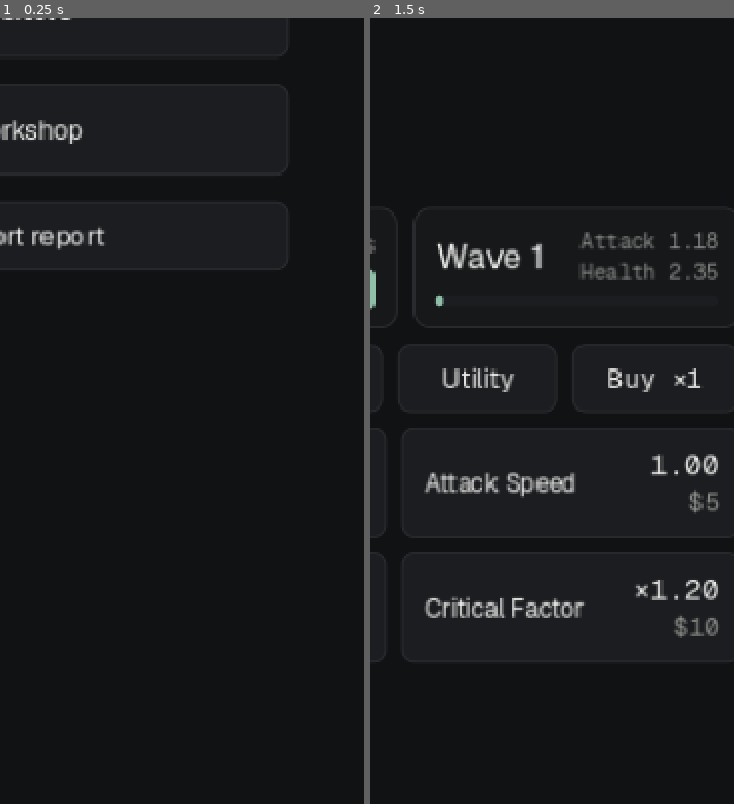
Above: before the commit, frames 1-2 (left to right).
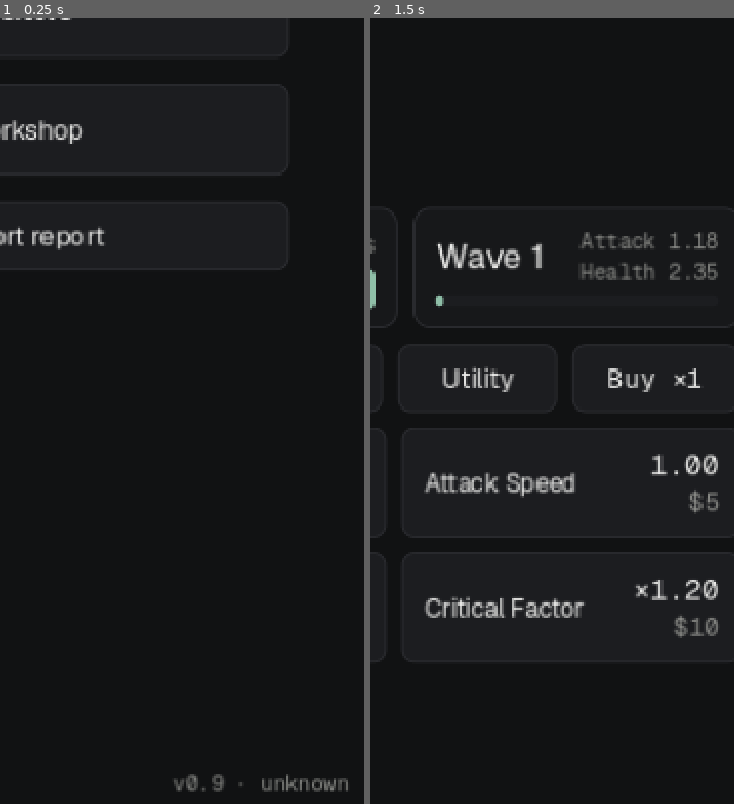
Above: after the commit, the same moments.

Repository: paulhardie/NumberGOup
Game: Godot game, scene res://scenes/main.tscn
The game is run twice, just before and just after one commit, with the same random seed, the same clock (stepped at 60 frames per second) and the same inputs.
Inputs:
- Up to frame 1 (0.25 s): no input
- Up to frame 2 (1.5 s): click "Battle" at 0.5 s; click "×1" at 1.25 s
The pictures show only the part of the screen within x 46-96%, y 50-100%; the shares and areas given below are measured in that part.

The runs differ from the first frame. In frame 1, 0.4% of the frame differs, in the area x 47-96%, y 96-99%; in frame 2, nothing differs.

Commit message:
A version roadmap, with the Number as the run's score after 1.0 (D079)
The rebuild spec's milestones become versions, each played and signed off
by the owner: 0.9 now, 1.0 the first hours signed off, 1.1 the Number
(option A, the run's score), 1.2 Cards and Gems, 1.3 Labs, 1.4 Ultimate
Weapons, 1.5 Tier 2; Perks and Modules unscheduled, Tournaments out.

The version lives in project.godot, shows on Home with the commit, and is
stamped on report entries and exports. The Tower's own version history
goes in the early-progression reference, checked against the SDK's
patch notes.

Co-Authored-By: Claude Opus 5.5 <noreply@anthropic.com>
Claude-Session: https://claude.ai/code/session_01W4i2gYAY9UbDZF7EEzUZ2o

Diff:
--- a/project.godot
+++ b/project.godot
@@ -11,6 +11,7 @@
 [application]
 
 config/name="NUMBER GO UP"
+config/version="0.9"
 run/main_scene="res://scenes/main.tscn"
 config/features=PackedStringArray("4.7", "GL Compatibility")
 
--- a/src/tower/activity_log.gd
+++ b/src/tower/activity_log.gd
@@ -23,6 +23,7 @@
 	line["at"] = Time.get_datetime_string_from_system(true)
 	if not line.get("game") is String:
 		line["game"] = game_version()
+		line["version"] = version()
 	var file := FileAccess.open(path, FileAccess.READ_WRITE) if FileAccess.file_exists(path) else FileAccess.open(path, FileAccess.WRITE)
 	if file == null:
 		push_warning("Couldn't write the activity log at %s." % path)
@@ -64,10 +65,15 @@
 		return {}
 	file.store_string(JSON.stringify({
 		"format": FORMAT, "version": VERSION, "exported_at": Time.get_datetime_string_from_system(true),
-		"game": game_version(), "workshop": workshop_state, "entries": entries,
+		"game": game_version(), "game_version": version(), "workshop": workshop_state, "entries": entries,
 	}, "", false, true))
 	file.close()
 	return {"path": out, "runs": entries.filter(func(entry): return entry.get("kind") == "run").size(), "entries": entries.size()}
+
+
+## The roadmap version the game is at (D079), from project.godot.
+static func version() -> String:
+	return String(ProjectSettings.get_setting("application/config/version", ""))
 
 
 ## The commit the game is running, read from the checkout's .git folder (the
--- a/src/ui/home_screen.gd
+++ b/src/ui/home_screen.gd
@@ -3,6 +3,7 @@
 ## or the Workshop.
 
 const Workshop = preload("res://src/tower/workshop.gd")
+const ActivityLog = preload("res://src/tower/activity_log.gd")
 const Palette = preload("res://src/ui/palette.gd")
 
 signal battle_pressed
@@ -24,6 +25,19 @@
 	ground.color = Palette.GROUND
 	ground.set_anchors_and_offsets_preset(Control.PRESET_FULL_RECT)
 	add_child(ground)
+	# The roadmap version and the commit (D079), so a screenshot or a report
+	# says which build it came from.
+	var build := Label.new()
+	build.text = "v%s · %s" % [ActivityLog.version(), ActivityLog.game_version().left(7)]
+	build.add_theme_font_override("font", Palette.NUMBER_FONT)
+	build.add_theme_font_size_override("font_size", 11)
+	build.add_theme_color_override("font_color", Palette.MUTED)
+	build.set_anchors_and_offsets_preset(Control.PRESET_BOTTOM_RIGHT)
+	build.grow_horizontal = Control.GROW_DIRECTION_BEGIN
+	build.grow_vertical = Control.GROW_DIRECTION_BEGIN
+	build.offset_right = -12
+	build.offset_bottom = -10
+	add_child(build)
 	var centre := CenterContainer.new()
 	centre.set_anchors_and_offsets_preset(Control.PRESET_FULL_RECT)
 	add_child(centre)
--- a/tests/tower_tests.gd
+++ b/tests/tower_tests.gd
@@ -1082,14 +1082,15 @@
 	file.close()
 	var entries := ActivityLog.read(TEST_LOG)
 	check(entries.size() == 2 and entries[0].id == "damage" and entries[1].kind == "run", "both read back, the torn line skipped")
-	check(String(entries[0].at).length() >= 19 and entries[0].has("game"), "each is stamped with the time and the game version")
+	check(String(entries[0].at).length() >= 19 and entries[0].has("game") and entries[0].version == ActivityLog.version(), "each is stamped with the time, the commit and the version")
+	check(ActivityLog.version() == "0.9", "the game is at roadmap version 0.9: %s" % ActivityLog.version())
 	var version := ActivityLog.game_version()
 	check(version == "unknown" or (version.length() == 12 and version.is_valid_hex_number()), "the version is a commit or unknown: %s" % version)
 	var result := ActivityLog.export_report({"coins": 5.0}, TEST_LOG, TEST_REPORTS)
 	check(int(result.get("runs", 0)) == 1 and int(result.get("entries", 0)) == 2, "the export counts what it holds: %s" % [result])
 	var json := JSON.new()
 	check(json.parse(FileAccess.get_file_as_string(result.path)) == OK and json.data.format == ActivityLog.FORMAT, "the report reads as one JSON file")
-	check(json.data.entries.size() == 2 and json.data.workshop.coins == 5.0, "with the log and the Workshop")
+	check(json.data.entries.size() == 2 and json.data.workshop.coins == 5.0 and json.data.game_version == "0.9", "with the log, the Workshop and the version")
 	var second := ActivityLog.export_report({}, TEST_LOG, TEST_REPORTS)
 	check(second.path != result.path, "a second export in the same second gets its own file")
 	_clear_test_logs()
--- a/tools/read_report.gd
+++ b/tools/read_report.gd
@@ -28,7 +28,7 @@
 	var runs: Array = report.entries.filter(func(entry): return entry.get("kind") == "run")
 	var here := ActivityLog.game_version()
 	var workshop: Dictionary = report.get("workshop", {})
-	print("Exported %s from game %s; this checkout is %s." % [report.exported_at, report.game, here])
+	print("Exported %s from v%s (%s); this checkout is %s." % [report.exported_at, report.get("game_version", "?"), report.game, here])
 	print("Workshop now: %s Coins, best wave %d, %d runs, groups %s" % [
 		_n(workshop.get("coins", 0.0)), int(workshop.get("best_wave", 0)), int(workshop.get("runs", 0)), ", ".join(workshop.get("open_groups", []))])
 	if options.has("run"):
Not shown, changed: AGENTS.md
Not shown, changed: README.md
Not shown, changed: docs/DECISIONS.md
Not shown, changed: docs/HANDOVER.md
Not shown, changed: docs/REBUILD_SPEC.md
Not shown, changed: docs/TOWER_EARLY_PROGRESSION.md
